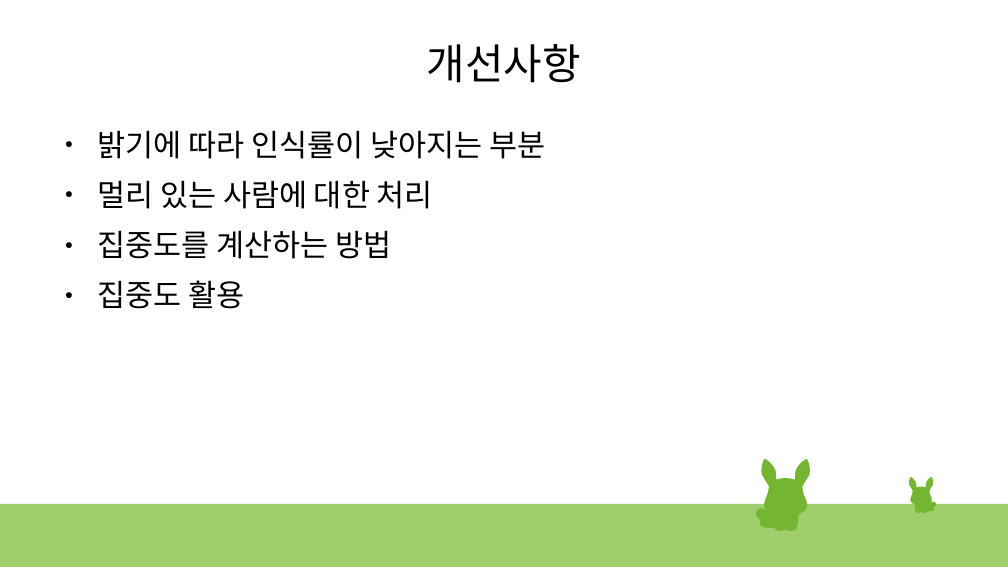
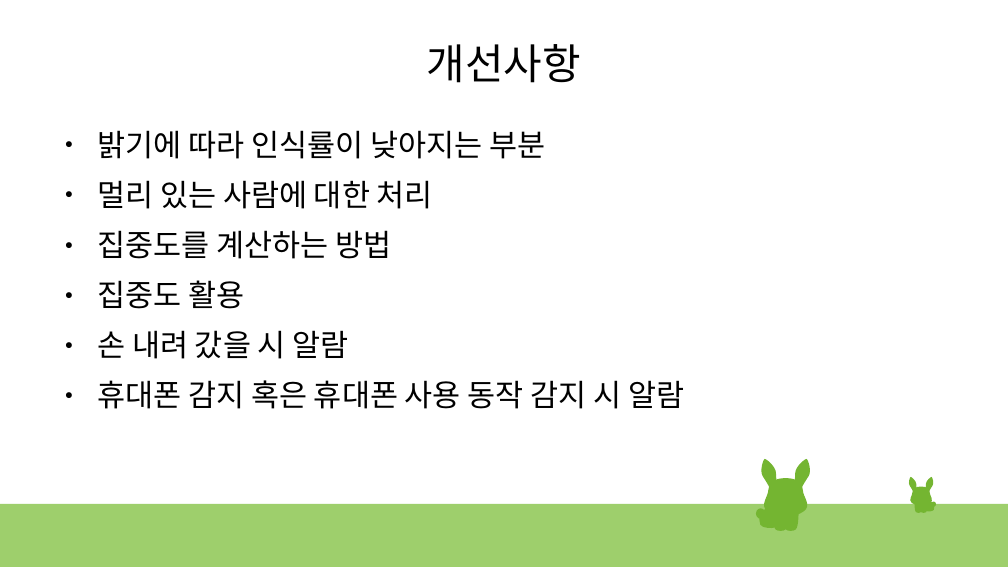
Before and after one commit to pskcci/intel-01, a slide deck: slide 12 of class01/mini-project/05_GamKim/eye-detection/presentation.odp (slide 10 before the commit). Drawn at 1008x567 pixels with LibreOffice and Linux fonts; fonts in the diff are those of the drawing. Boxes give left, top, right and bottom in pixels: in the first picture for what was removed or moved away, otherwise in the second. Text is boxed around its words. In the diff, an @@ line names an element or a change of style, - is before the commit and + after.

```diff
--- a/class01/mini-project/05_GamKim/eye-detection/presentation.odp
+++ b/class01/mini-project/05_GamKim/eye-detection/presentation.odp
@@ text at (97, 330, 685, 409): paragraphs added @@
+● 손 내려 갔을 시 알람
+● 휴대폰 감지 혹은 휴대폰 사용 동작 감지 시 알람
```
Also in this commit, not shown: 2 slides added, 24 other files.
